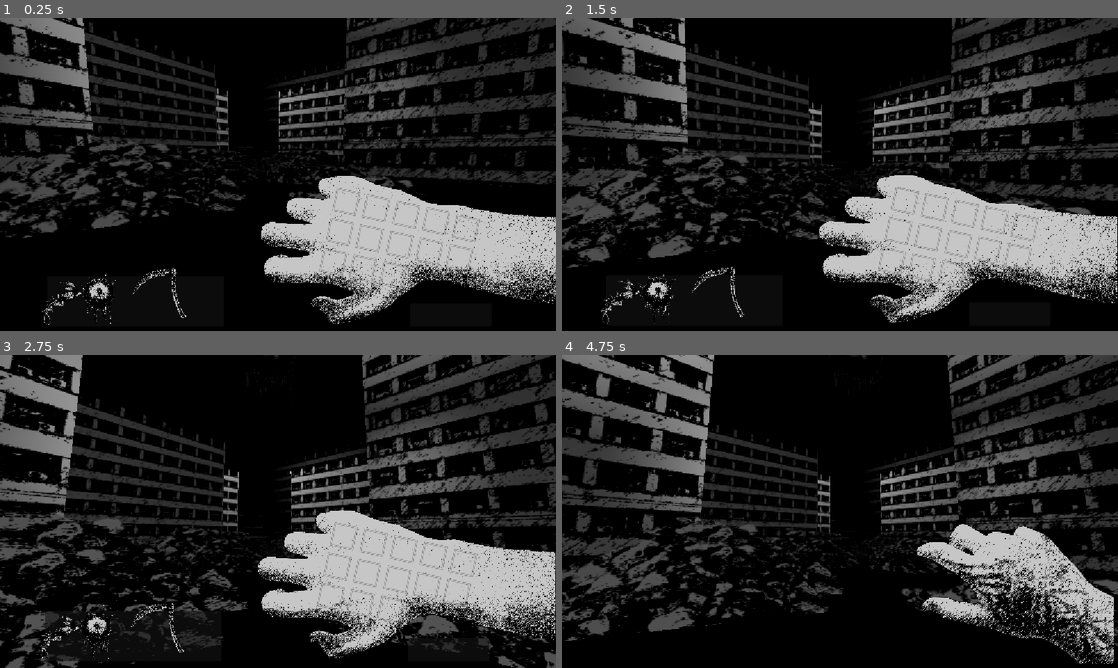
Above: before the commit, frames 1-4 (two rows, left to right).
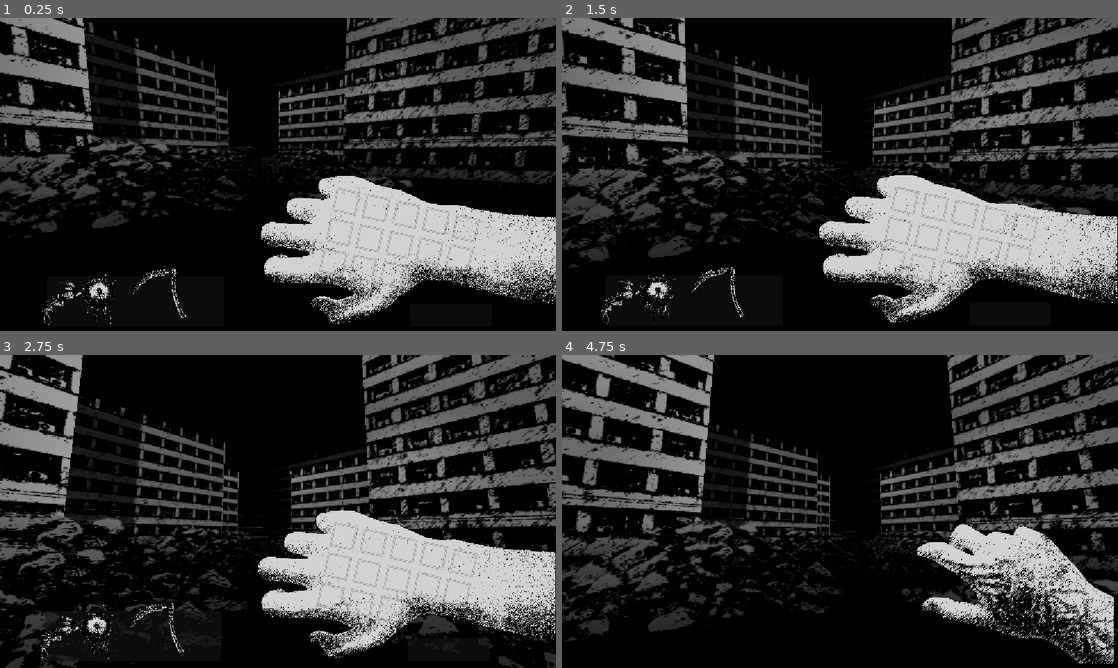
Above: after the commit, the same moments.

Repository: kandlash/Inkhedoro
Game: Godot game, scene res://scenes/levels/level_1.tscn
Same seed, same stepped clock (60 frames per second), same inputs: the game is played once before the commit and once after it.
Inputs (mouse positions are in pixels of both pictures, inside the frame that each line leads up to):
- Up to frame 1 (0.25 s): no input
- Up to frame 2 (1.5 s): tap Enter (ui_accept) at 0.5, 0.77 s; move the mouse to (962, 158) at 0.52 s; hold W (move_forward) 0.53-1.25 s; click (962, 158) at 0.67 s; drag from (728, 190) to (895, 262) at 1.27 s
- Up to frame 3 (2.75 s): move the mouse to (333, 442) at 2.02 s; hold W (move_forward) from 2.03 s (still down)
- Up to frame 4 (4.75 s): release W (move_forward) at 2.75 s; drag from (812, 574) to (934, 542) at 2.77 s; move the mouse to (1006, 558) at 3.52 s; hold S (move_backward) 3.53-4.25 s; tap Enter (ui_accept) at 3.77 s; drag from (673, 464) to (756, 433) at 4.27 s

The runs differ from the first frame. In frame 1, 10% of the frame differs, in the area x 0-100%, y 0-71%; in frame 2, 11%; in frame 3, 13%; in frame 4, 13%, in the area x 0-100%, y 0-93%.

Commit message:
visual changes

Diff:
--- a/scenes/levels/level_1.tscn
+++ b/scenes/levels/level_1.tscn
@@ -1,9 +1,10 @@
-[gd_scene load_steps=12 format=3 uid="uid://cjt8h4a83g2kx"]
+[gd_scene load_steps=13 format=3 uid="uid://cjt8h4a83g2kx"]
 
 [ext_resource type="PackedScene" uid="uid://dmwwst3hdut4y" path="res://scenes/player/player.tscn" id="1_ksju7"]
 [ext_resource type="Texture2D" uid="uid://ba7bhpvw034ce" path="res://assets/textures/garbade_texture.png" id="2_6iamk"]
 [ext_resource type="Texture2D" uid="uid://b6k2hktp0uedu" path="res://assets/textures/panel_texture.png" id="3_nsrm0"]
 [ext_resource type="Texture2D" uid="uid://drc332otkylbl" path="res://assets/textures/eye_texture.png" id="4_x42e6"]
+[ext_resource type="Texture2D" uid="uid://cuxy30l1flsch" path="res://assets/sprites/enemy_dummy.png" id="5_6761a"]
 
 [sub_resource type="ProceduralSkyMaterial" id="ProceduralSkyMaterial_ksju7"]
 sky_horizon_color = Color(0.66224277, 0.6717428, 0.6867428, 1)
@@ -14,11 +15,15 @@
 
 [sub_resource type="Environment" id="Environment_nsrm0"]
 sky = SubResource("Sky_6iamk")
-tonemap_mode = 2
+tonemap_mode = 4
+ssr_fade_in = 0.058843866
+ssao_enabled = true
 fog_enabled = true
-fog_light_color = Color(0.0005812841, 0.00070481526, 0.0009252253, 1)
-fog_density = 0.0853
+fog_light_color = Color(0.13319641, 0.13319641, 0.13319638, 1)
+fog_light_energy = 0.14
+fog_density = 0.1068
 fog_height = 3.0
+fog_height_density = 1.0323
 adjustment_enabled = true
 
 [sub_resource type="StandardMaterial3D" id="StandardMaterial3D_x42e6"]
@@ -42,8 +47,8 @@
 [node name="level_1" type="Node3D"]
 
 [node name="DirectionalLight3D" type="DirectionalLight3D" parent="."]
-visible = false
-light_energy = 0.15
+transform = Transform3D(1, 0, 0, 0, 0.51720566, 0.8558612, 0, -0.8558612, 0.51720566, 0, 14.46684, 0)
+light_energy = 0.4
 light_specular = 5.948
 shadow_enabled = true
 sky_mode = 1
@@ -54,12 +59,6 @@
 [node name="player" parent="." instance=ExtResource("1_ksju7")]
 transform = Transform3D(1, 0, 0, 0, 1, 0, 0, 0, 1, 0, 0.7834475, 19.710766)
 
-[node name="Sprite3D" type="Sprite3D" parent="player"]
-transform = Transform3D(1, 0, 0, 0, 1, 0, 0, 0, 1, 0, 27.52829, -27.855637)
-pixel_size = 0.03
-billboard = 1
-texture = ExtResource("4_x42e6")
-
 [node name="CSGCombiner3D" type="CSGCombiner3D" parent="."]
 material_override = SubResource("StandardMaterial3D_x42e6")
 
@@ -167,6 +166,12 @@
 
 [node name="MeshInstance3D13" type="MeshInstance3D" parent="Env"]
 transform = Transform3D(7.459257, 0.8836113, 9.3037364e-08, 3.75562e-07, -2.9432718e-08, -6.7861795, -6.584555, 1.0009915, -2.816654e-07, -17.08816, 6.466653, 29.449202)
+material_override = SubResource("StandardMaterial3D_6iamk")
+mesh = SubResource("PlaneMesh_ksju7")
+skeleton = NodePath("../..")
+
+[node name="MeshInstance3D68" type="MeshInstance3D" parent="Env"]
+transform = Transform3D(7.459257, 0.8836113, 9.3037364e-08, 3.75562e-07, -2.9432718e-08, -6.7861795, -6.584555, 1.0009915, -2.816654e-07, -8.114947, 6.4666524, 39.61443)
 material_override = SubResource("StandardMaterial3D_6iamk")
 mesh = SubResource("PlaneMesh_ksju7")
 skeleton = NodePath("../..")
@@ -476,3 +481,15 @@
 
 [node name="OmniLight3D4" type="OmniLight3D" parent="."]
 transform = Transform3D(1, 0, 0, 0, 1, 0, 0, 0, 1, 4.7747602, 4.294791, 10.833363)
+
+[node name="Sprite3D" type="Sprite3D" parent="."]
+transform = Transform3D(0.53670394, 0, 0, 0, 0.53670394, 0, 0, 0, 0.21047372, 0, 1.7767051, 11.168811)
+visible = false
+billboard = 2
+texture = ExtResource("5_6761a")
+
+[node name="Sprite3D2" type="Sprite3D" parent="."]
+transform = Transform3D(1, 0, 0, 0, 1, 0, 0, 0, 1, -3.8533845, 12.453573, -45.651344)
+pixel_size = 0.1
+billboard = 1
+texture = ExtResource("4_x42e6")
--- a/scenes/player/player.tscn
+++ b/scenes/player/player.tscn
@@ -65,7 +65,7 @@
 
 [node name="ArmBase" type="Control" parent="CanvasLayer"]
 visible = false
-modulate = Color(0.7750634, 0.7750634, 0.7750634, 1)
+modulate = Color(0.8217887, 0.82178867, 0.82178867, 1)
 layout_mode = 3
 anchors_preset = 7
 anchor_left = 0.5
@@ -90,7 +90,7 @@
 sprite_frames = SubResource("SpriteFrames_8afob")
 
 [node name="TattooPose" type="Control" parent="CanvasLayer"]
-modulate = Color(0.7750634, 0.7750634, 0.7750634, 1)
+modulate = Color(0.8217887, 0.82178867, 0.82178867, 1)
 layout_mode = 3
 anchors_preset = 7
 anchor_left = 0.5
--- a/scripts/main/cards/card_base.gd
+++ b/scripts/main/cards/card_base.gd
@@ -11,7 +11,6 @@
 const TATTOO_FRAME = preload("uid://0koxmjyxn077")
 const TATTOO_FRAME_USED = preload("uid://clgs11mmp0mav")
 const TATTOO_SELECETED = preload("uid://sg7qtxtecnsu")
-
 
 var start_position
 var on_arm: bool = false
Binary file added: assets/sprites/enemy_dummy.png
Not shown, added: assets/sprites/enemy_dummy.png.import
Binary file changed: assets/sprites/tattoo_frame_used.png
